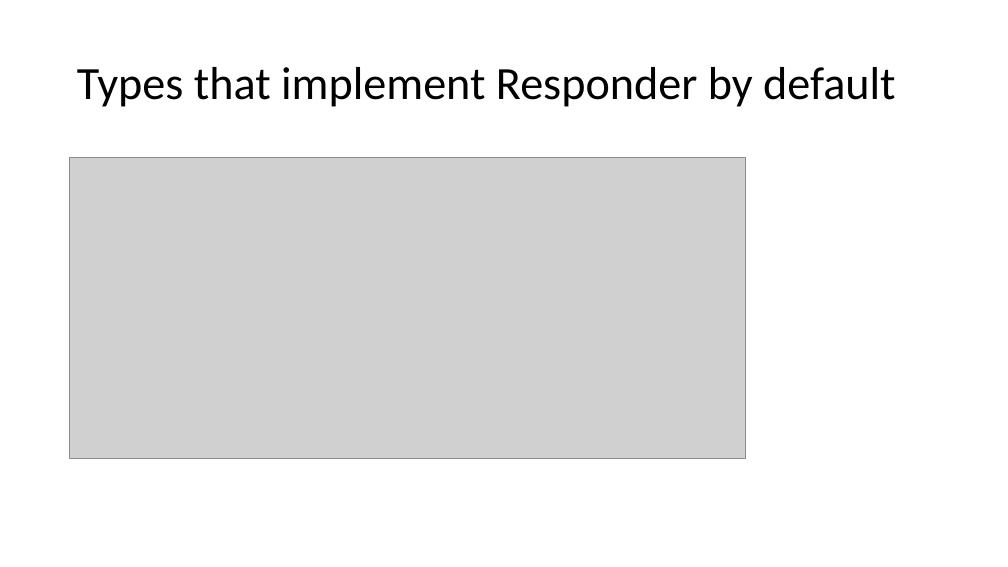
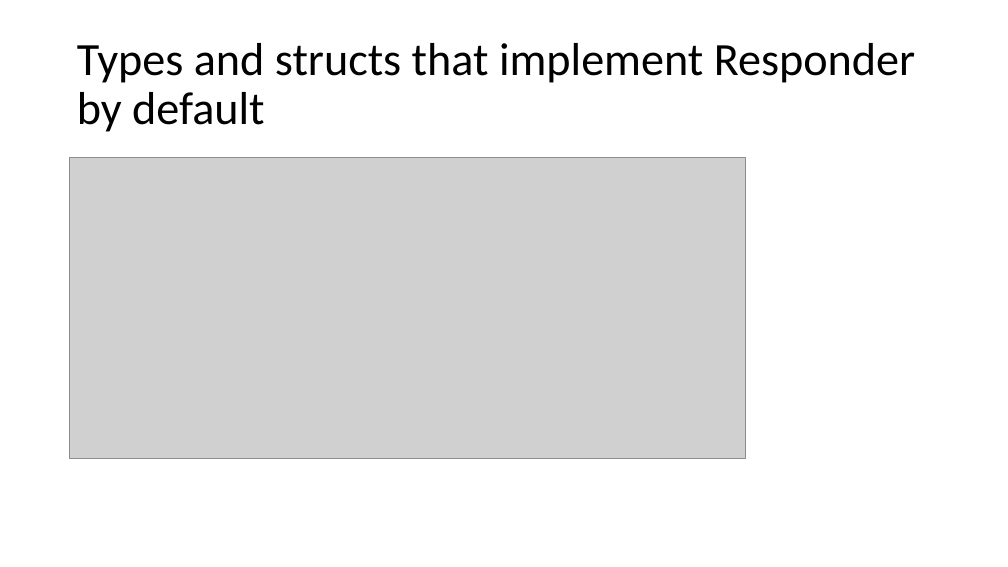
Before and after one commit to floscodes/actix_talk, a slide deck: slide 9 of Pres.pptx (slide 11 before the commit). Drawn at 1008x567 pixels with LibreOffice and Linux fonts; fonts in the diff are those of the drawing; grey boxes stand for pictures. Boxes give left, top, right and bottom in pixels: in the first picture for what was removed or moved away, otherwise in the second. Text is boxed around its words. In the diff, an @@ line names an element or a change of style, - is before the commit and + after.

```diff
--- a/Pres.pptx
+++ b/Pres.pptx
@@ title at (77,43,915,132): text changed @@
-Types that implement Responder by default
+Types and structs that implement Responder by default
```
Also in this commit, not shown: 3 other slides changed, 2 slides added, 1 slide removed, 5 other files.
